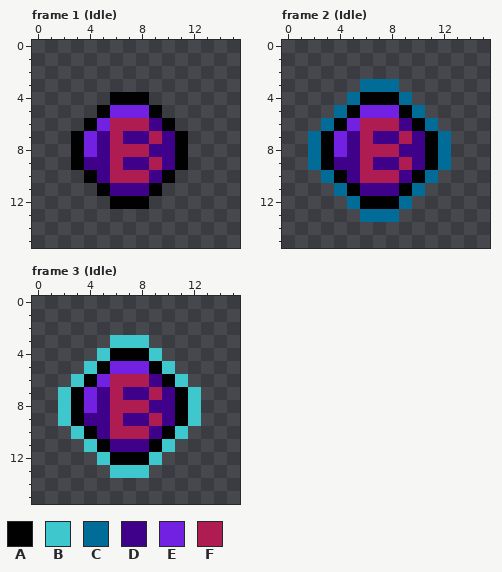
File history of a pixel-art file, assets/bomb.ase. This is how it looked before the edit.
16x16 pixels, 6 frames. Shown: frame 1 (Idle), frame 2 (Idle), frame 3 (Idle). The commit also changed other frames, which this record leaves out.
Palette (. is transparent): A #010101  B #3ec7cc  C #006c97  D #3f008a  E #7220e2  F #ae1c51
Pixels before, frame 1 (Idle), first column x 3:
 4 ...AAA...
 5 ..AEEEA..
 6 .AEFFFDA.
 7 AEDFDDFDA
 8 AEDFFFDDA
 9 ADDFDDFDA
10 .ADFFFDA.
11 ..ADDDA..
12 ...AAA...
Pixels before, frame 2 (Idle), first column x 2:
 3 ....CCC....
 4 ...CAAAC...
 5 ..CAEEEAC..
 6 .CAEFFFDAC.
 7 CAEDFDDFDAC
 8 CAEDFFFDDAC
 9 CADDFDDFDAC
10 .CADFFFDAC.
11 ..CADDDAC..
12 ...CAAAC...
13 ....CCC....
Pixels before, frame 3 (Idle), first column x 2:
 3 ....BBB....
 4 ...BAAAB...
 5 ..BAEEEAB..
 6 .BAEFFFDAB.
 7 BAEDFDDFDAB
 8 BAEDFFFDDAB
 9 BADDFDDFDAB
10 .BADFFFDAB.
11 ..BADDDAB..
12 ...BAAAB...
13 ....BBB....
After:
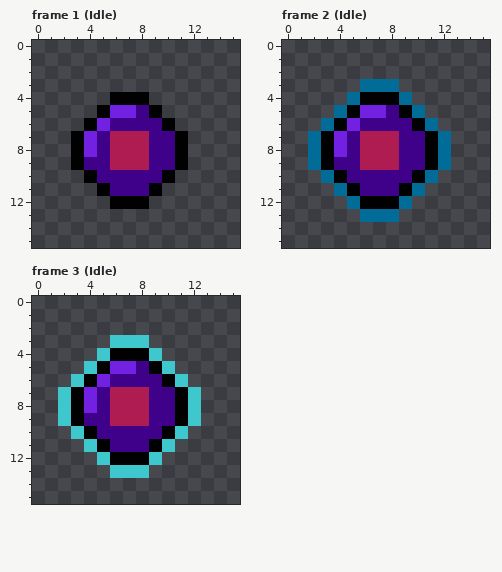
Author's note on the commit: [assets] main bomb ammo sprite matches icon
What changed:
Changed rows in their new state; - is an unchanged pixel.
Frame 1 (Idle):
first column x 6:
 5 --D-
 6 DDD-
 7 -FFD
 9 -FFD
10 DDD-
Frame 2 (Idle): the same change as frame 1 (Idle)
Frame 3 (Idle): the same change as frame 1 (Idle)
Pixel boxes of the changes (left, top, right, bottom) in both pictures:
changed: (110, 105, 162, 183)
changed: (360, 105, 412, 183)
changed: (110, 361, 162, 439)
